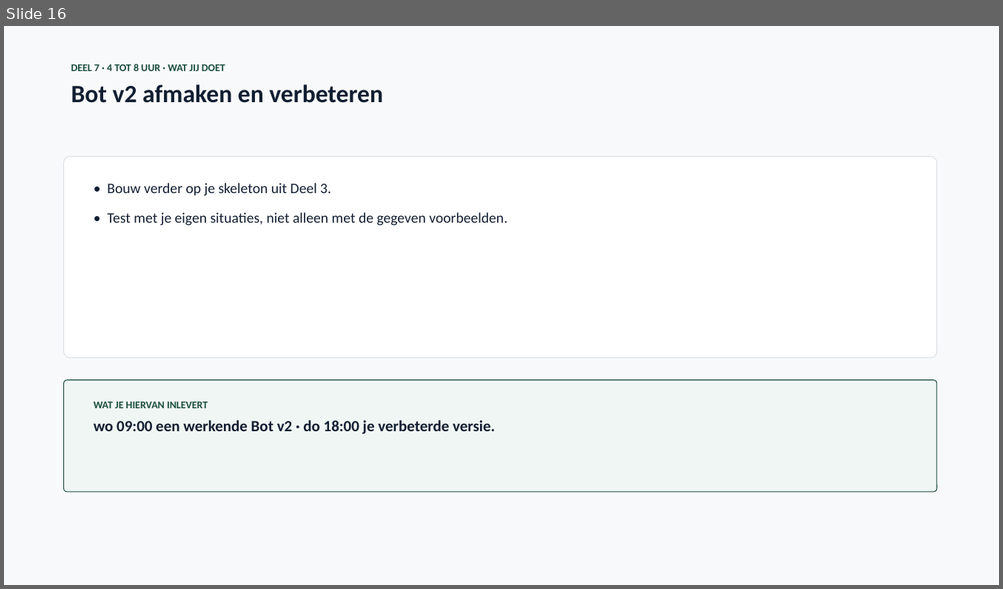
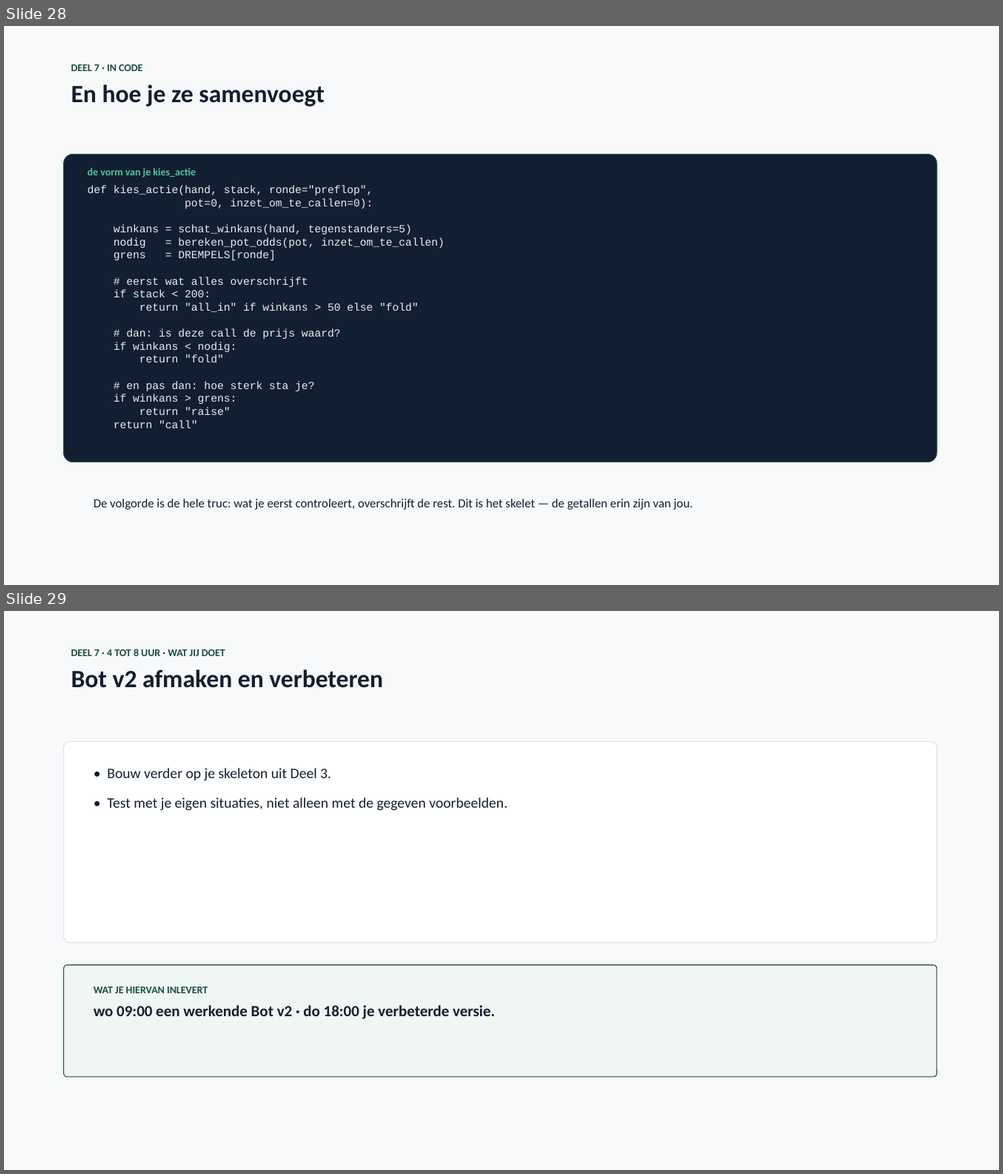
Before and after one commit to finturion/poker-analytics-challenge, a slide deck: powerpoints/Pokerbot_Upgrade_Week3.pptx. Shown one above the other, each under a label of ours: slide 16 before the commit, slides 28 and 29 after it. The pictures are 1003x589 and 1003x1174 pixels, drawn with LibreOffice and Linux fonts; fonts in the diff are those of the drawing. Boxes give left, top, right and bottom in pixels: in the first picture for what was removed or moved away, otherwise in the second. Text is boxed around its words. In the diff, an @@ line names an element or a change of style, - is before the commit and + after.

```diff
--- a/powerpoints/Pokerbot_Upgrade_Week3.pptx
+++ b/powerpoints/Pokerbot_Upgrade_Week3.pptx
@@ slide 28 added at (4, 26, 999, 585), background #FFFFFF @@
@@ rectangle added at (4, 26, 999, 585), fill #F8F9FA @@
@@ text added at (71, 64, 324, 107), 24 pt, text #121E31, bold @@
+DEEL 7 · IN CODE
+En hoe je ze samenvoegt
@@ rounded rectangle added at (64, 154, 936, 463), fill #121E31, outline #1B4D3E 0.75 pt @@
@@ text added at (88, 168, 444, 429), 10.5 pt, text #E8EEF4 @@
+de vorm van je kies_actie
+def kies_actie(hand, stack, ronde="preflop",
+pot=0, inzet_om_te_callen=0):
+winkans = schat_winkans(hand, tegenstanders=5)
+nodig = bereken_pot_odds(pot, inzet_om_te_callen)
+grens = DREMPELS[ronde]
+# eerst wat alles overschrijft
+if stack < 200:
+return "all_in" if winkans > 50 else "fold"
+# dan: is deze call de prijs waard?
+if winkans < nodig:
+return "fold"
+# en pas dan: hoe sterk sta je?
+if winkans > grens:
+return "raise"
+return "call"
@@ text added at (94, 499, 693, 510), 12 pt, text #121E31 @@
+De volgorde is de hele truc: wat je eerst controleert, overschrijft de rest. Dit is het skelet — de getallen erin zijn van jou.
@@ what was slide 16 is now slide 29 @@
```
Also in this commit, not shown: 1 slide changed, 12 other slides added, 16 other files.
